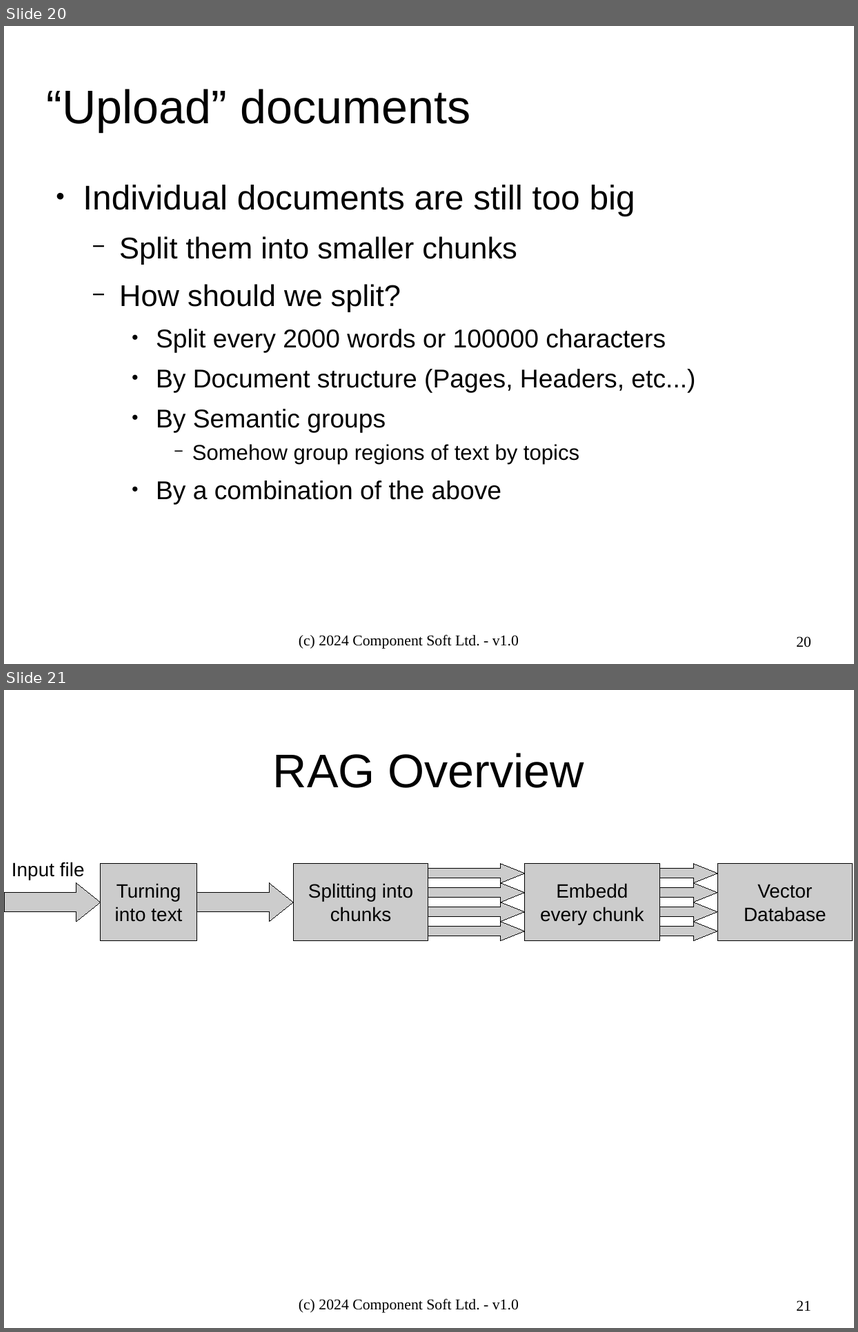
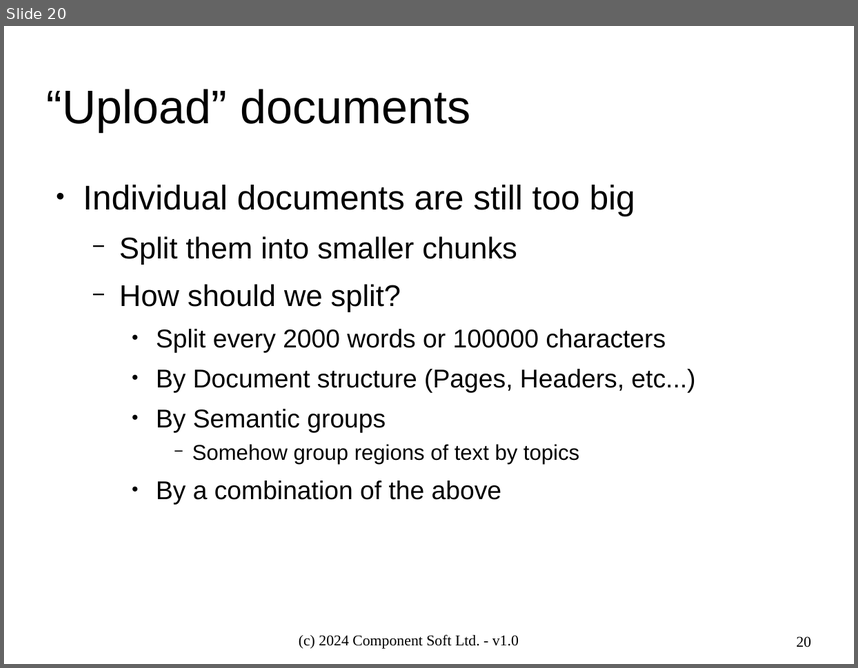
Before and after one commit to ComponentSoftTeam/intro-to-rag-systems, a slide deck: rag-intro.odp. Shown one above the other, each under a label of ours: slides 20 and 21 before the commit, slide 20 after it. The pictures are 858x1332 and 858x668 pixels, drawn with LibreOffice and Linux fonts; fonts in the diff are those of the drawing; background and template pictures are left out. Boxes give left, top, right and bottom in pixels: in the first picture for what was removed or moved away, otherwise in the second. Text is boxed around its words. In the diff, an @@ line names an element or a change of style, - is before the commit and + after.

```diff
--- a/rag-intro.odp
+++ b/rag-intro.odp
@@ slide 21 removed at [4, 690, 854, 1328], background #FFFFFF @@
@@ title removed at [273, 753, 585, 788] @@
-RAG Overview
@@ text removed at [12, 862, 85, 880] @@
-Input file
@@ rectangle removed at [101, 864, 197, 940] @@
-Turning into text
@@ rectangle removed at [293, 864, 428, 940] @@
-Splitting into chunks
@@ right arrow removed at [428, 864, 525, 883] @@
@@ rectangle removed at [525, 864, 660, 940] @@
-Embedd every chunk
@@ right arrow removed at [621, 864, 717, 883] @@
@@ rectangle removed at [717, 864, 853, 940] @@
-Vector Database
@@ right arrow removed at [4, 883, 101, 921] @@
@@ right arrow removed at [197, 883, 293, 921] @@
@@ right arrow removed at [428, 883, 525, 902] @@
@@ right arrow removed at [621, 883, 717, 902] @@
@@ right arrow removed at [428, 902, 525, 921] @@
@@ right arrow removed at [621, 902, 717, 921] @@
@@ right arrow removed at [428, 921, 525, 940] @@
@@ right arrow removed at [621, 921, 717, 940] @@
@@ text removed at [299, 1299, 519, 1313] @@
-(c) 2024 Component Soft Ltd. - v1.0
@@ page number removed at [796, 1301, 811, 1311] @@
-21
```
Also in this commit, not shown: 5 slides changed, 1 slide added, 1 other slide removed, 1 other file.
